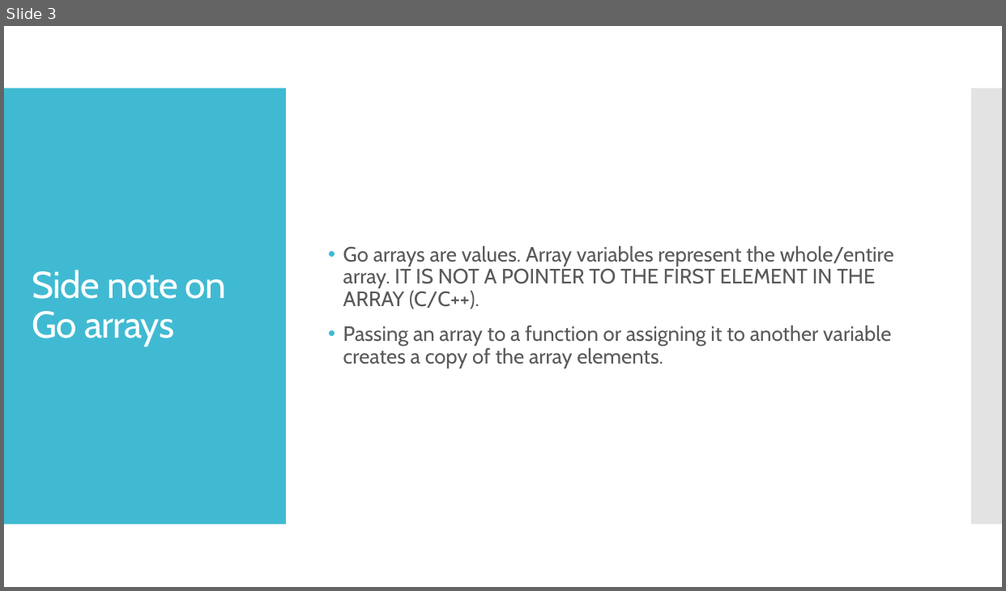
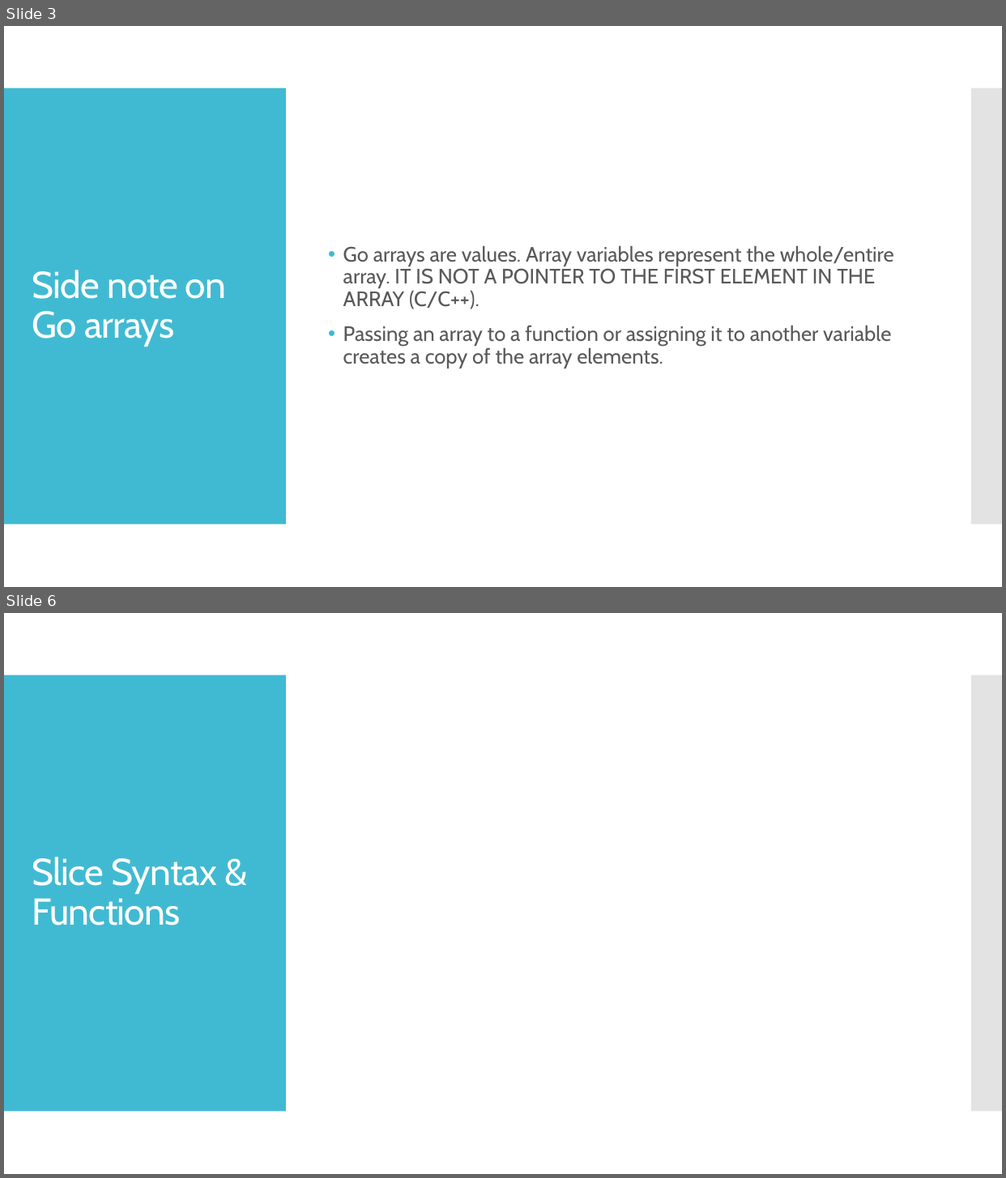
Before and after one commit to kevinlin47/Learn_Go, a slide deck: slices/go_slices.pptx. Shown one above the other, each under a label of ours: slide 3 before the commit, slides 3 and 6 after it; the slides between them are not shown. The pictures are 1006x591 and 1006x1178 pixels, drawn with LibreOffice and Linux fonts; fonts in the diff are those of the drawing. Boxes give left, top, right and bottom in pixels: in the first picture for what was removed or moved away, otherwise in the second. Text is boxed around its words. In the diff, an @@ line names an element or a change of style, - is before the commit and + after.

Commit message:
Create slice syntax and functions slide

```diff
--- a/slices/go_slices.pptx
+++ b/slices/go_slices.pptx
@@ slide 6 added at box(4, 613, 1002, 1174), background #FFFFFF; not listed: 2 template elements that a slide beside it also shows @@
@@ title added at box(32, 857, 217, 926), 36 pt, text #FFFFFF @@
+Slice Syntax & Functions
```
Also in this commit, not shown: 1 slide changed, 1 other slide added, 1 other file.
